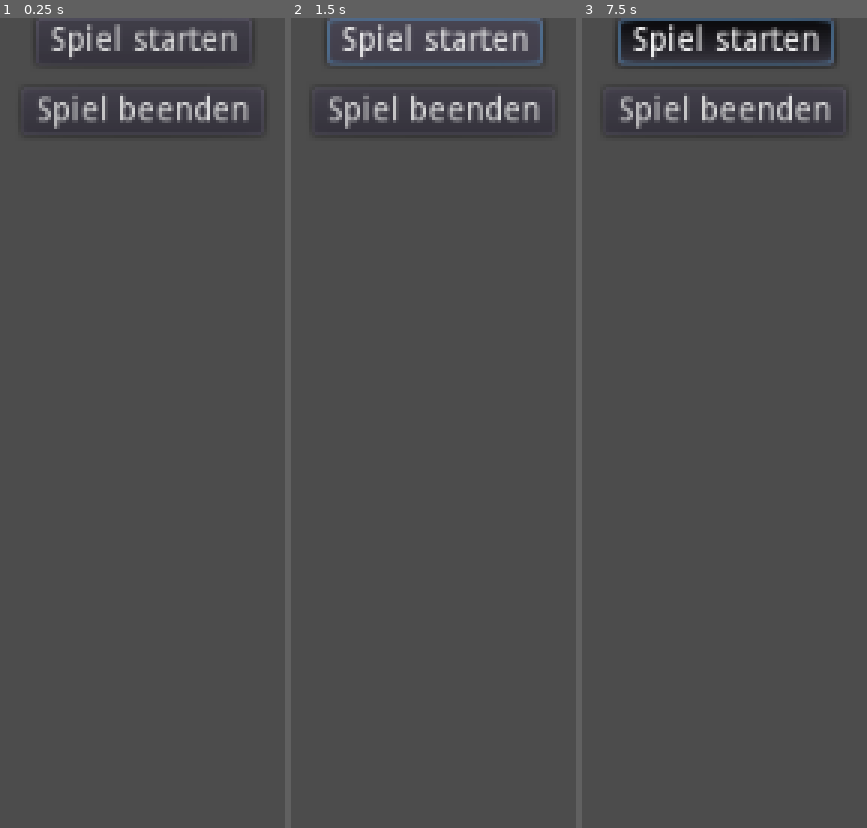
Above: before the commit, frames 1-3 (left to right).
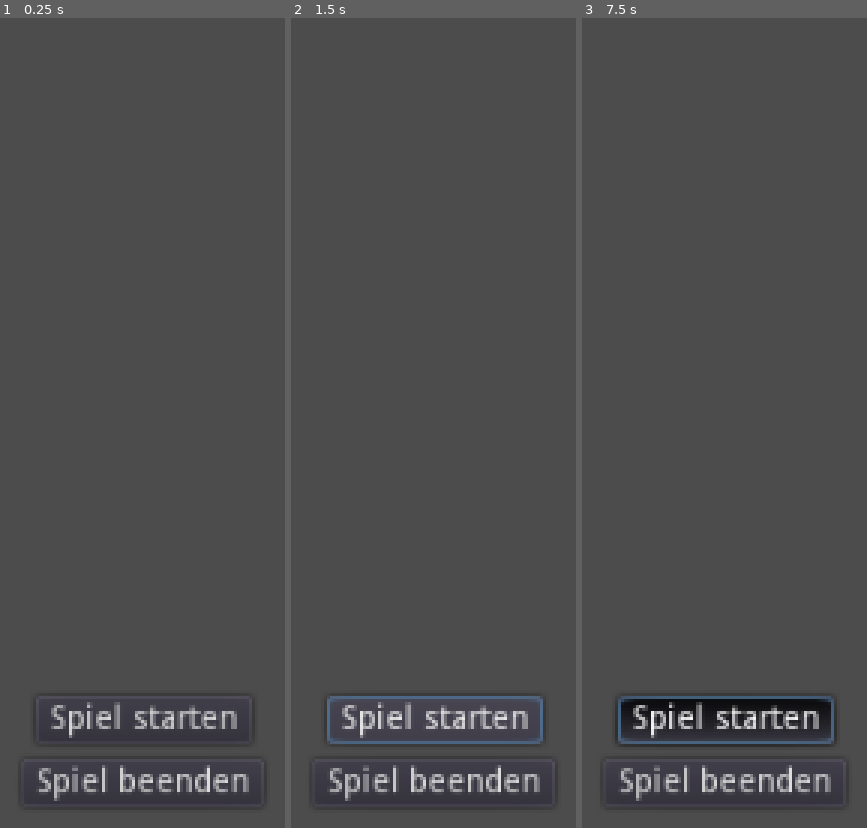
Above: after the commit, the same moments.

Repository: winnerbyhabit/bifigamejam18
Game: Godot game, scene res://Menu.tscn
The game is run twice, just before and just after one commit, with the same random seed, the same clock (stepped at 60 frames per second) and the same inputs.
Inputs:
- Up to frame 1 (0.25 s): no input
- Up to frame 2 (1.5 s): click "Spiel starten" at 0.5 s; click "Spiel starten" at 1.25 s
- Up to frame 3 (7.5 s): click "Spiel starten" at 2 s; tap Enter at 2.75, 4.25, 5.75 s; hold Space (player_hit, bound only after the commit) 2.78-3.53 s; tap Space (player_hit, bound only after the commit) at 3.6, 5.1, 6.6 s; hold Space (player_hit, bound only after the commit) 4.28-5.03 s; hold Space (player_hit, bound only after the commit) 5.78-6.53 s; hold Space (player_hit, bound only after the commit) from 7.28 s (still down)

The runs differ from the first frame. In frame 1, 4.6% of the frame differs, in the area x 12-88%, y 0-98%; in frame 2, 5.9%; in frame 3, 11%, in the area x 11-90%, y 0-98%.

Commit message:
Add player

Diff:
--- a/Menu.tscn
+++ b/Menu.tscn
@@ -7,12 +7,13 @@
 [node name="Button" type="Button" parent="." index="0"]
 
 anchor_left = 0.5
-anchor_top = 0.0
+anchor_top = 0.5
 anchor_right = 0.5
-anchor_bottom = 0.0
+anchor_bottom = 0.5
 margin_left = -46.0
+margin_top = -10.0
 margin_right = 46.0
-margin_bottom = 20.0
+margin_bottom = 10.0
 rect_pivot_offset = Vector2( 0, 0 )
 rect_clip_content = false
 focus_mode = 2
@@ -32,13 +33,13 @@
 [node name="Button2" type="Button" parent="." index="1"]
 
 anchor_left = 0.5
-anchor_top = 0.0
+anchor_top = 0.5
 anchor_right = 0.5
-anchor_bottom = 0.0
+anchor_bottom = 0.5
 margin_left = -52.0
-margin_top = 30.0
+margin_top = 17.0
 margin_right = 51.0
-margin_bottom = 50.0
+margin_bottom = 37.0
 rect_pivot_offset = Vector2( 0, 0 )
 rect_clip_content = false
 focus_mode = 2
--- /dev/null
+++ b/Player.tscn
@@ -0,0 +1,7 @@
+[gd_scene load_steps=2 format=2]
+
+[ext_resource path="res://move_player.gd" type="Script" id=1]
+
+[node name="Node" type="Node" index="0"]
+
+script = ExtResource( 1 )
--- /dev/null
+++ b/move_player.gd
@@ -0,0 +1,16 @@
+extends Node
+
+# class member variables go here, for example:
+# var a = 2
+# var b = "textvar"
+
+func _ready():
+	# Called when the node is added to the scene for the first time.
+	# Initialization here
+	print("player is ready")
+
+func _process(delta):
+	# Called every frame. Delta is time since last frame.
+	# Update game logic here.
+	if Input.is_action_pressed("player_hit"):
+		print("pressed space")
--- a/project.godot
+++ b/project.godot
@@ -14,6 +14,11 @@
 run/main_scene="res://Menu.tscn"
 config/icon="res://icon.png"
 
+[input]
+
+player_hit=[ Object(InputEventKey,"resource_local_to_scene":false,"resource_name":"","device":0,"alt":false,"shift":false,"control":false,"meta":false,"command":false,"pressed":false,"scancode":32,"unicode":0,"echo":false,"script":null)
+ ]
+
 [rendering]
 
 environment/default_environment="res://default_env.tres"
